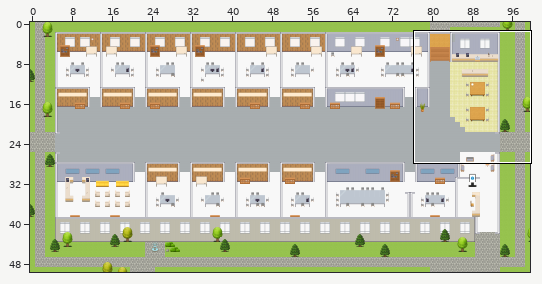
Tiled map (JSON), stored at maps/Application-Operations-Platform.tmj. Above: a wide view before the commit, with the close-up outlined.
Close-up. Before the commit:
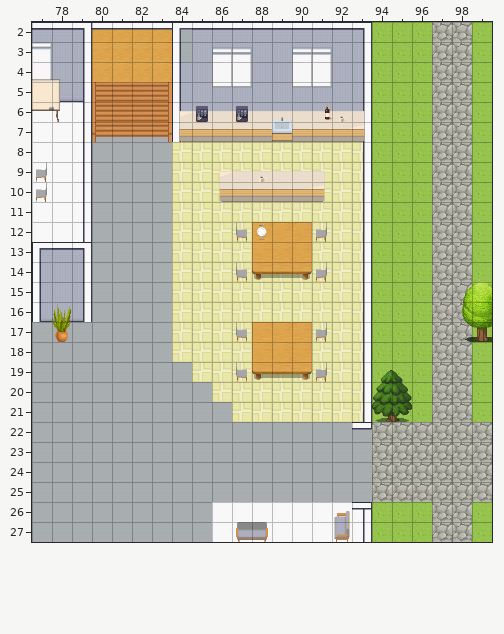
Cells are 32x32 px. Shown: x 77..99, y 2..27. The commit also changed other parts of the map, which this record leaves out.
After:
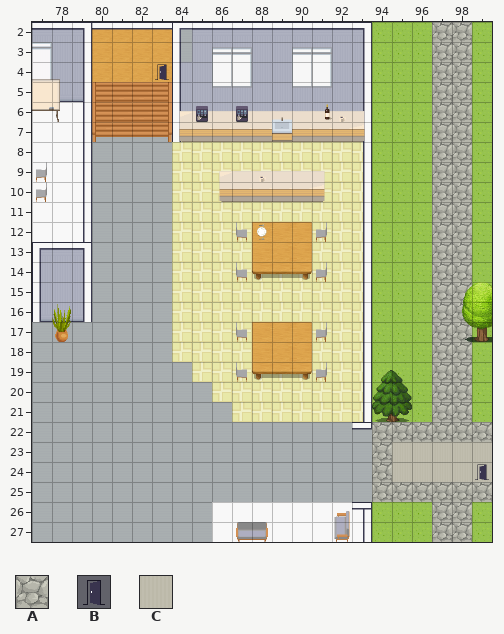
Key: from "Exterior": A 638; from "User_Zones": B 65; from "room2": C 328.
_ is an empty cell, . an unchanged one.
Diff:
--- layer "outside"
@@ x 95..99 @@
-23 AAAAA
-24 AAAAA
+23 CCCCC
+24 CCCCC
--- layer "zones"
@@ x 83..83 @@
- 4 _
+ 4 B
@@ x 99..99 @@
-24 _
+24 B
Pixel boxes of the changes (left, top, right, bottom) in both close-ups:
added: (155, 64, 169, 80)
changed: (392, 442, 492, 482)
